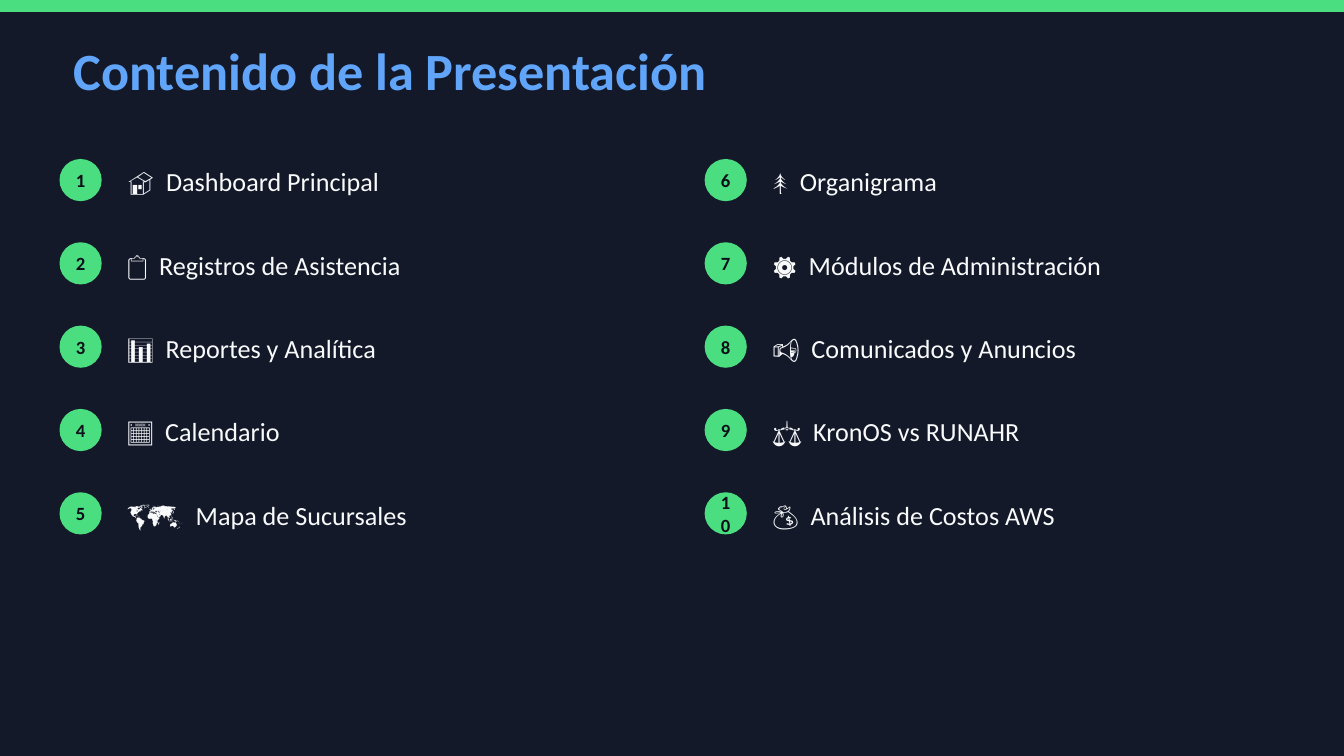
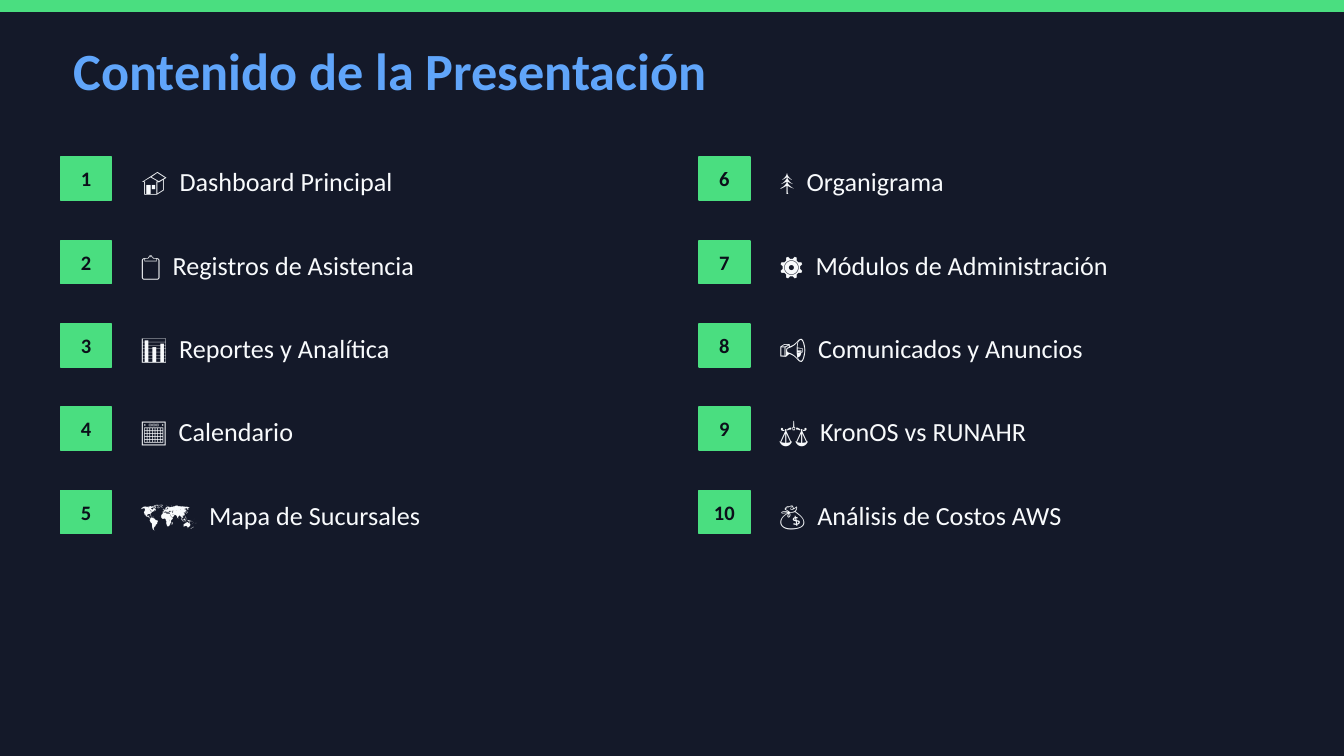
Before and after one commit to Joserra151088/kronos, a slide deck: slide 2 of docs/KronOS_Maquetas_Ejecutiva_2026.pptx. Drawn at 1344x756 pixels with LibreOffice and Linux fonts; fonts in the diff are those of the drawing. Boxes give left, top, right and bottom in pixels: in the first picture for what was removed or moved away, otherwise in the second. Text is boxed around its words. In the diff, an @@ line names an element or a change of style, - is before the commit and + after.

```diff
--- a/docs/KronOS_Maquetas_Ejecutiva_2026.pptx
+++ b/docs/KronOS_Maquetas_Ejecutiva_2026.pptx
@@ rectangle: place and size @@
-rectangle at box(60, 160, 101, 200)
+rectangle at box(60, 157, 112, 200)
@@ text "🏠 Dashboard Principal": place and size @@
-text "🏠 Dashboard Principal" at box(166, 173, 379, 196)
+text "🏠 Dashboard Principal" at box(180, 173, 393, 196)
@@ rectangle: place and size @@
-rectangle at box(706, 160, 746, 200)
+rectangle at box(699, 157, 750, 200)
@@ text "🌲 Organigrama": place and size @@
-text "🌲 Organigrama" at box(800, 173, 937, 196)
+text "🌲 Organigrama" at box(807, 173, 944, 196)
@@ text "📋 Registros de Asistencia": place and size @@
-text "📋 Registros de Asistencia" at box(159, 257, 400, 280)
+text "📋 Registros de Asistencia" at box(173, 257, 414, 280)
@@ text "⚙️ Módulos de Administración": place and size @@
-text "⚙️ Módulos de Administración" at box(809, 257, 1101, 275)
+text "⚙️ Módulos de Administración" at box(816, 257, 1108, 275)
@@ rectangle: place and size @@
-rectangle at box(60, 243, 101, 284)
+rectangle at box(60, 241, 112, 284)
@@ rectangle: place and size @@
-rectangle at box(706, 243, 746, 284)
+rectangle at box(699, 241, 750, 284)
@@ rectangle: place and size @@
-rectangle at box(60, 327, 101, 367)
+rectangle at box(60, 324, 112, 367)
@@ text "📊 Reportes y Analítica": place and size @@
-text "📊 Reportes y Analítica" at box(166, 340, 375, 363)
+text "📊 Reportes y Analítica" at box(179, 340, 389, 363)
@@ rectangle: place and size @@
-rectangle at box(706, 327, 746, 367)
+rectangle at box(699, 324, 750, 367)
@@ text "📢 Comunicados y Anuncios": place and size @@
-text "📢 Comunicados y Anuncios" at box(811, 340, 1075, 363)
+text "📢 Comunicados y Anuncios" at box(818, 340, 1082, 363)
@@ rectangle: place and size @@
-rectangle at box(60, 410, 101, 450)
+rectangle at box(60, 407, 112, 450)
@@ text "📅 Calendario": place and size @@
-text "📅 Calendario" at box(165, 423, 279, 441)
+text "📅 Calendario" at box(179, 423, 293, 441)
@@ rectangle: place and size @@
-rectangle at box(706, 410, 746, 450)
+rectangle at box(699, 407, 750, 450)
@@ text "⚖️ KronOS vs RUNAHR": place and size @@
-text "⚖️ KronOS vs RUNAHR" at box(813, 424, 1020, 441)
+text "⚖️ KronOS vs RUNAHR" at box(820, 424, 1027, 441)
@@ size 10 to 11 pt in 10 elements at box(719, 172, 729, 186), box(719, 256, 729, 270), box(719, 339, 729, 353), box(719, 422, 729, 436), box(714, 506, 735, 520), box(81, 172, 91, 186), box(81, 256, 91, 270), box(81, 339, 91, 353), box(81, 422, 91, 436), box(81, 506, 91, 520) @@
@@ ellipse to rectangle in 10 elements at box(699, 157, 750, 200), box(699, 241, 750, 284), box(699, 324, 750, 367), box(699, 407, 750, 450), box(699, 491, 750, 534), box(60, 157, 112, 200), box(60, 241, 112, 284), box(60, 324, 112, 367), box(60, 407, 112, 450), box(60, 491, 112, 534) @@
@@ rectangle: place and size @@
-rectangle at box(60, 493, 101, 534)
+rectangle at box(60, 491, 112, 534)
@@ text "🗺️ Mapa de Sucursales": place and size @@
-text "🗺️ Mapa de Sucursales" at box(196, 507, 406, 530)
+text "🗺️ Mapa de Sucursales" at box(209, 507, 420, 530)
@@ text "10": place and size @@
-text "10" at box(706, 493, 746, 534)
+text "10" at box(714, 506, 735, 520)
@@ rectangle: place and size @@
-rectangle at box(706, 493, 746, 534)
+rectangle at box(699, 491, 750, 534)
@@ text "💰 Análisis de Costos AWS": place and size @@
-text "💰 Análisis de Costos AWS" at box(811, 507, 1054, 525)
+text "💰 Análisis de Costos AWS" at box(817, 507, 1061, 525)
```
Also in this commit, not shown: 12 other slides changed, 1 other file.
